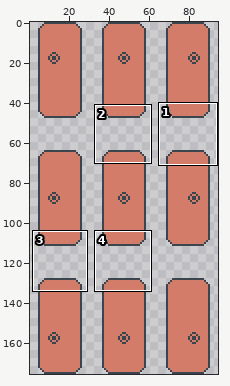
Pixel-art file, stored at assets/actor/player/aseprite/player.aseprite. Above: a wide view before the commit, with the close-up outlined.
Close-up. First the earlier version:
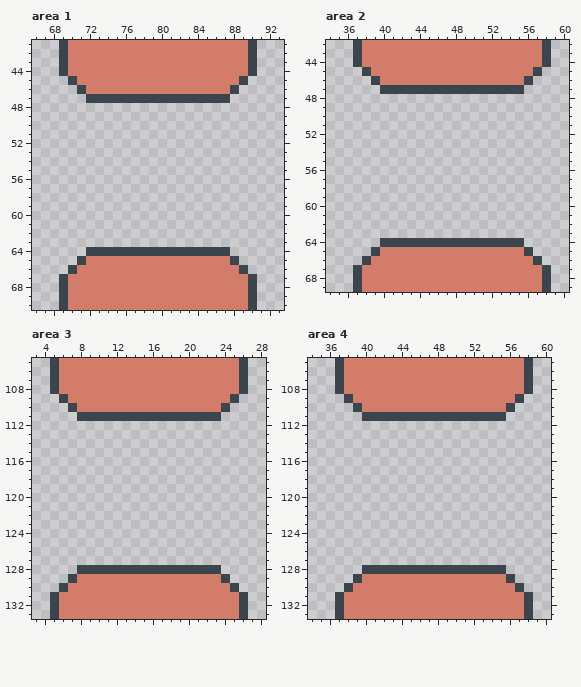
96x176 pixels, 1 frame. Shown: area 1: x 66..93, y 41..70; area 2: x 34..60, y 42..69; area 3: x 3..28, y 105..133; area 4: x 34..60, y 105..133. The wide view leaves out empty margins. The commit also changed other parts of the picture, which this record leaves out.
After the commit:
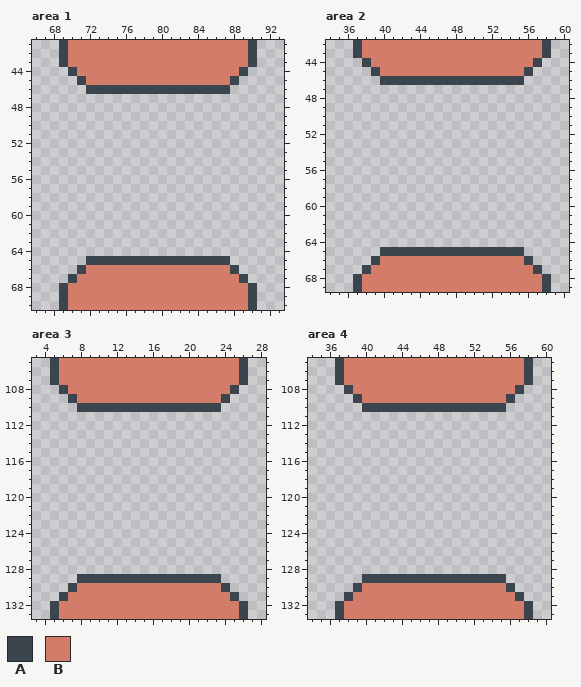
Palette (. is transparent): A #3a454d  B #d27c69
Changes in this commit:
--- area 1
@@ x 66..93 @@
 43 ...ABBBBBBBBBBBBBBBBBBBBA...
-44 ...ABBBBBBBBBBBBBBBBBBBBA...
-45 ....ABBBBBBBBBBBBBBBBBBA....
-46 .....ABBBBBBBBBBBBBBBBA.....
-47 ......AAAAAAAAAAAAAAAA......
+44 ....ABBBBBBBBBBBBBBBBBBA....
+45 .....ABBBBBBBBBBBBBBBBA.....
+46 ......AAAAAAAAAAAAAAAA......
+47 ............................
 48 ............................
@@ x 66..93 @@
 63 ............................
-64 ......AAAAAAAAAAAAAAAA......
-65 .....ABBBBBBBBBBBBBBBBA.....
-66 ....ABBBBBBBBBBBBBBBBBBA....
-67 ...ABBBBBBBBBBBBBBBBBBBBA...
+64 ............................
+65 ......AAAAAAAAAAAAAAAA......
+66 .....ABBBBBBBBBBBBBBBBA.....
+67 ....ABBBBBBBBBBBBBBBBBBA....
 68 ...ABBBBBBBBBBBBBBBBBBBBA...
--- area 2
@@ x 34..60 @@
 43 ...ABBBBBBBBBBBBBBBBBBBBA..
-44 ...ABBBBBBBBBBBBBBBBBBBBA..
-45 ....ABBBBBBBBBBBBBBBBBBA...
-46 .....ABBBBBBBBBBBBBBBBA....
-47 ......AAAAAAAAAAAAAAAA.....
+44 ....ABBBBBBBBBBBBBBBBBBA...
+45 .....ABBBBBBBBBBBBBBBBA....
+46 ......AAAAAAAAAAAAAAAA.....
+47 ...........................
 48 ...........................
@@ x 34..60 @@
 63 ...........................
-64 ......AAAAAAAAAAAAAAAA.....
-65 .....ABBBBBBBBBBBBBBBBA....
-66 ....ABBBBBBBBBBBBBBBBBBA...
-67 ...ABBBBBBBBBBBBBBBBBBBBA..
+64 ...........................
+65 ......AAAAAAAAAAAAAAAA.....
+66 .....ABBBBBBBBBBBBBBBBA....
+67 ....ABBBBBBBBBBBBBBBBBBA...
 68 ...ABBBBBBBBBBBBBBBBBBBBA..
--- area 3
@@ x 3..28 @@
 107 ..ABBBBBBBBBBBBBBBBBBBBA..
-108 ..ABBBBBBBBBBBBBBBBBBBBA..
-109 ...ABBBBBBBBBBBBBBBBBBA...
-110 ....ABBBBBBBBBBBBBBBBA....
-111 .....AAAAAAAAAAAAAAAA.....
+108 ...ABBBBBBBBBBBBBBBBBBA...
+109 ....ABBBBBBBBBBBBBBBBA....
+110 .....AAAAAAAAAAAAAAAA.....
+111 ..........................
 112 ..........................
@@ x 3..28 @@
 127 ..........................
-128 .....AAAAAAAAAAAAAAAA.....
-129 ....ABBBBBBBBBBBBBBBBA....
-130 ...ABBBBBBBBBBBBBBBBBBA...
-131 ..ABBBBBBBBBBBBBBBBBBBBA..
+128 ..........................
+129 .....AAAAAAAAAAAAAAAA.....
+130 ....ABBBBBBBBBBBBBBBBA....
+131 ...ABBBBBBBBBBBBBBBBBBA...
 132 ..ABBBBBBBBBBBBBBBBBBBBA..
--- area 4
@@ x 34..60 @@
 107 ...ABBBBBBBBBBBBBBBBBBBBA..
-108 ...ABBBBBBBBBBBBBBBBBBBBA..
-109 ....ABBBBBBBBBBBBBBBBBBA...
-110 .....ABBBBBBBBBBBBBBBBA....
-111 ......AAAAAAAAAAAAAAAA.....
+108 ....ABBBBBBBBBBBBBBBBBBA...
+109 .....ABBBBBBBBBBBBBBBBA....
+110 ......AAAAAAAAAAAAAAAA.....
+111 ...........................
 112 ...........................
@@ x 34..60 @@
 127 ...........................
-128 ......AAAAAAAAAAAAAAAA.....
-129 .....ABBBBBBBBBBBBBBBBA....
-130 ....ABBBBBBBBBBBBBBBBBBA...
-131 ...ABBBBBBBBBBBBBBBBBBBBA..
+128 ...........................
+129 ......AAAAAAAAAAAAAAAA.....
+130 .....ABBBBBBBBBBBBBBBBA....
+131 ....ABBBBBBBBBBBBBBBBBBA...
 132 ...ABBBBBBBBBBBBBBBBBBBBA..
Pixel boxes of the changes (left, top, right, bottom) in both close-ups:
changed: (59, 67, 257, 103)
changed: (59, 247, 257, 283)
changed: (353, 58, 551, 94)
changed: (353, 238, 551, 274)
changed: (50, 385, 248, 421)
changed: (50, 565, 248, 601)
changed: (335, 385, 533, 421)
changed: (335, 565, 533, 601)
